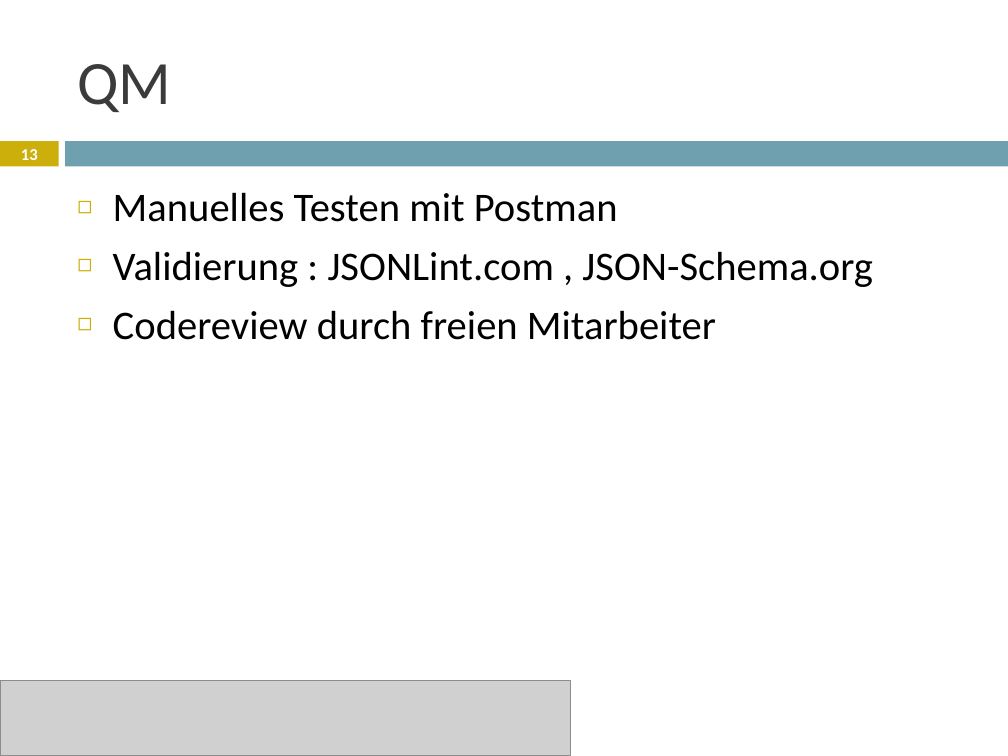
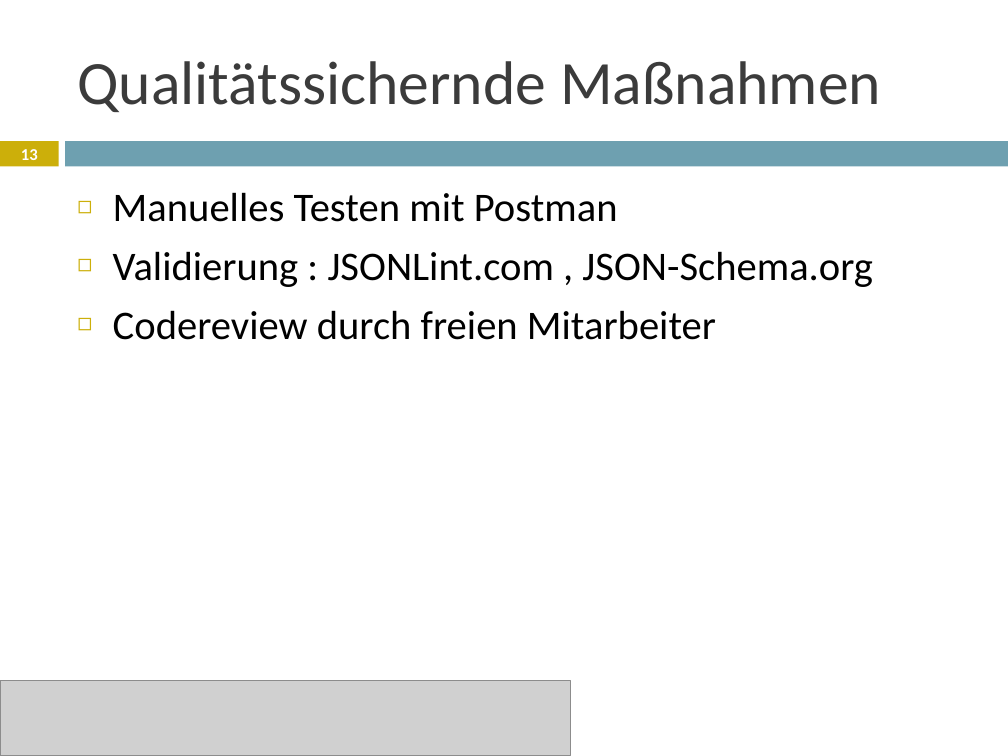
Before and after one commit to janhelmle/weiterbildung_fachinformatiker_ihk_projektantrag, a slide deck: slide 13 of praesentation/Projektpräsentation.pptx. Drawn at 1008x756 pixels with LibreOffice and Linux fonts; fonts in the diff are those of the drawing; grey boxes stand for pictures. Boxes give left, top, right and bottom in pixels: in the first picture for what was removed or moved away, otherwise in the second. Text is boxed around its words. In the diff, an @@ line names an element or a change of style, - is before the commit and + after.

```diff
--- a/praesentation/Projektpräsentation.pptx
+++ b/praesentation/Projektpräsentation.pptx
@@ title at <box>77,61,881,112</box>: text changed @@
-QM
+Qualitätssichernde Maßnahmen
```
Also in this commit, not shown: 4 other slides changed, 4 other files.
